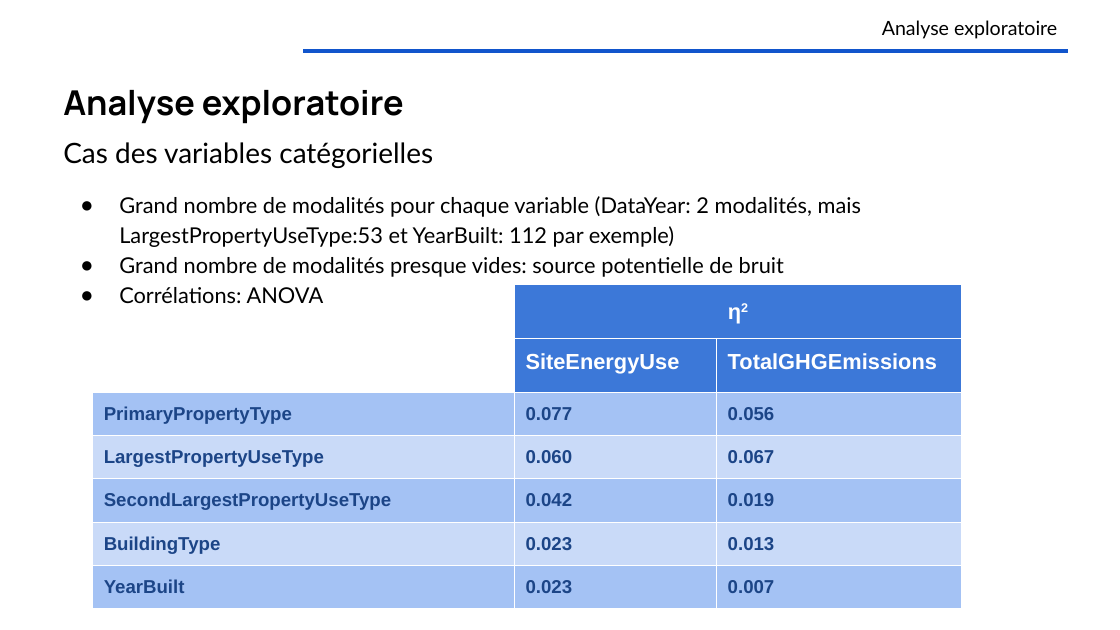
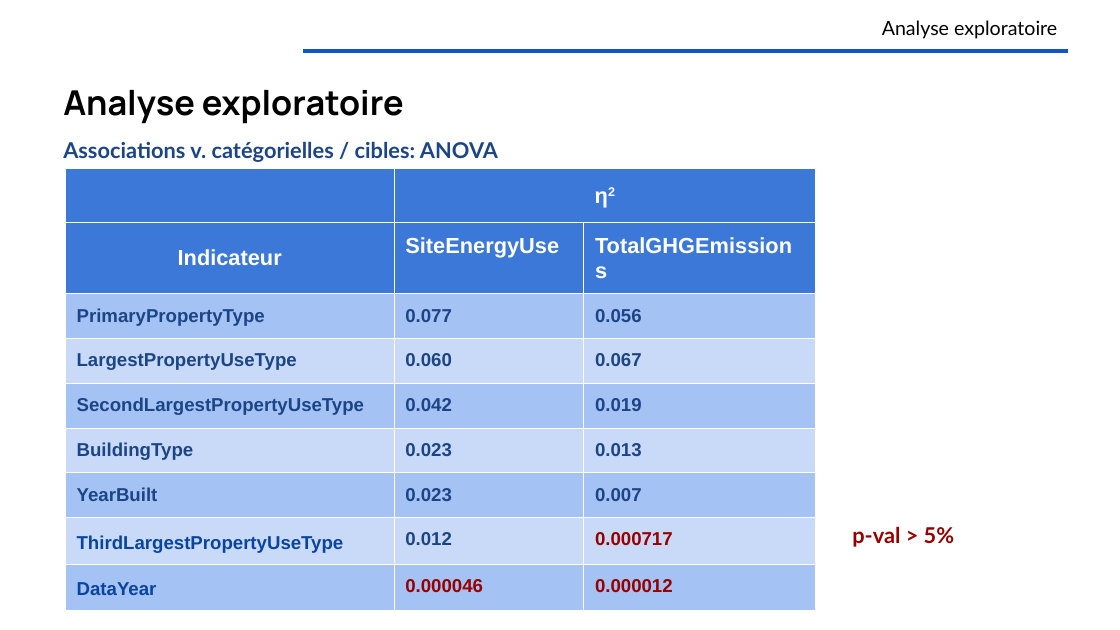
Before and after one commit to OlivierLegrand/P7, a slide deck: slide 9 of P4/anticipez la consommation électrique de bâtiments.pptx (slide 8 before the commit). Drawn at 1120x630 pixels with LibreOffice and Linux fonts; fonts in the diff are those of the drawing. Boxes give left, top, right and bottom in pixels: in the first picture for what was removed or moved away, otherwise in the second. Text is boxed around its words. In the diff, an @@ line names an element or a change of style, - is before the commit and + after.

```diff
--- a/P4/anticipez la consommation électrique de bâtiments.pptx
+++ b/P4/anticipez la consommation électrique de bâtiments.pptx
@@ text removed at (x1=63, y1=142, x2=861, y2=303) @@
-Cas des variables catégorielles
-● Grand nombre de modalités pour chaque variable (DataYear: 2 modalités, mais LargestPropertyUseType:53 et YearBuilt: 112 par exemple)
-● Grand nombre de modalités presque vides: source potentielle de bruit
-● Corrélations: ANOVA
@@ text added at (x1=63, y1=141, x2=498, y2=162), 14 pt, text #1C4587, bold @@
+Associations v. catégorielles / cibles: ANOVA
@@ table at (x1=65, y1=169, x2=814, y2=599) @@
-row 2, column 1: 
+row 2, column 1: Indicateur
+row 8: ThirdLargestPropertyUseType | 0.012 | 0.000717
+row 9: DataYear | 0.000046 | 0.000012
@@ table resized from (x1=93, y1=284, x2=963, y2=630) to (x1=65, y1=169, x2=814, y2=599) @@
@@ text added at (x1=852, y1=526, x2=955, y2=547), 14 pt, text #980000, bold @@
+p-val > 5%
```
Also in this commit, not shown: 16 other slides changed, 5 slides added, 2 slides removed, 4 other files.
